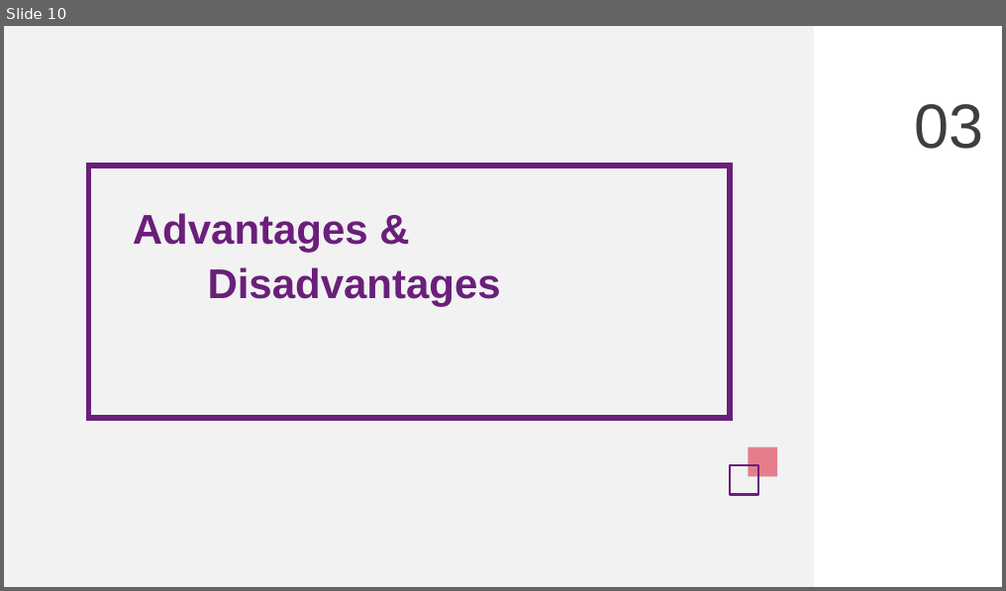
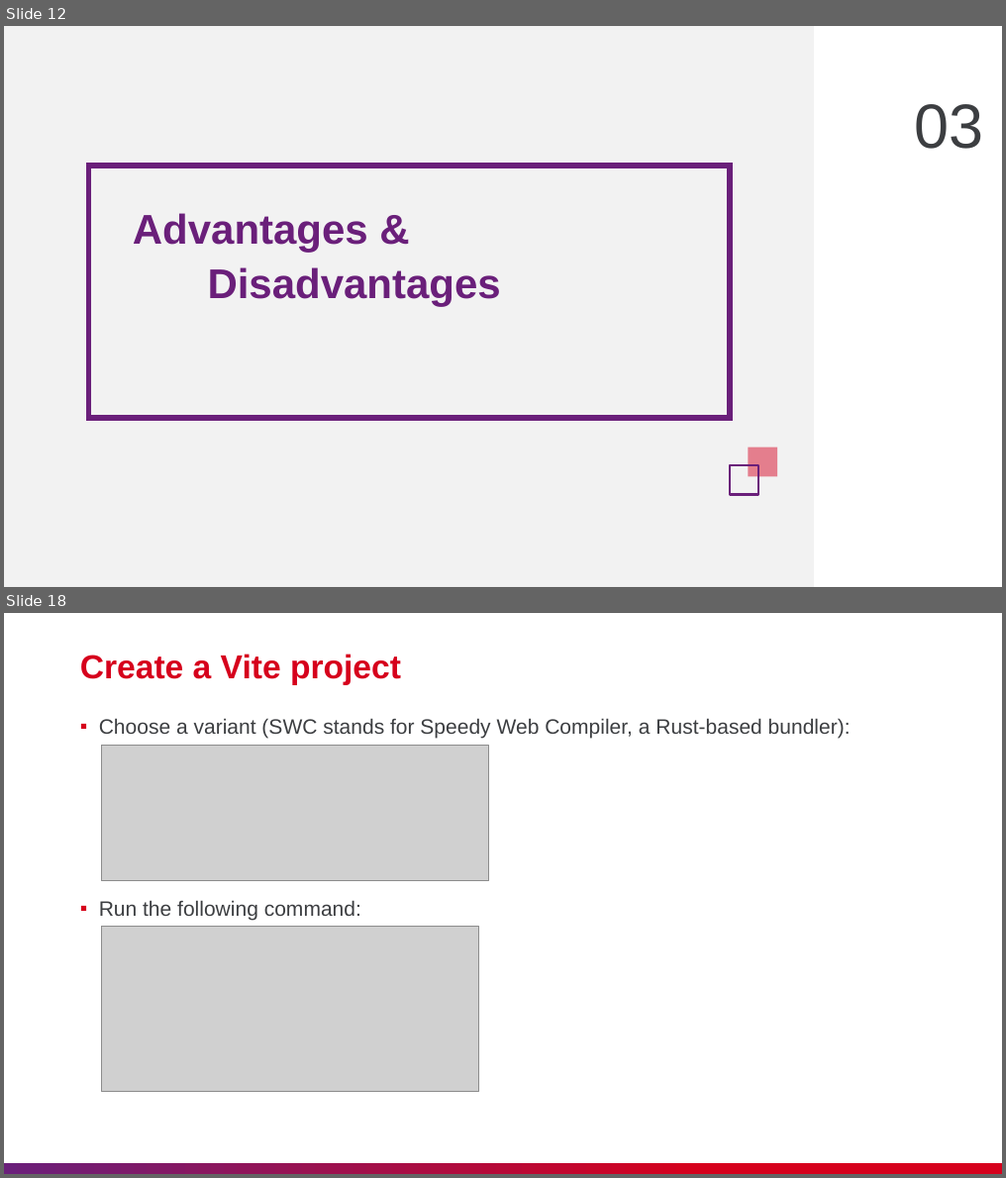
Before and after one commit to nashtech-garage/nodejs-vite-js_load_test, a slide deck: vite/slide/NT_Vitejs.pptx. Shown one above the other, each under a label of ours: slide 10 before the commit, slides 12 and 18 after it; the slides between them are not shown. The pictures are 1006x591 and 1006x1178 pixels, drawn with LibreOffice and Linux fonts; fonts in the diff are those of the drawing; grey boxes stand for pictures. Boxes give left, top, right and bottom in pixels: in the first picture for what was removed or moved away, otherwise in the second. Text is boxed around its words. In the diff, an @@ line names an element or a change of style, - is before the commit and + after.

```diff
--- a/vite/slide/NT_Vitejs.pptx
+++ b/vite/slide/NT_Vitejs.pptx
@@ slide 18 added at (x1=4, y1=613, x2=1002, y2=1174), background #FFFFFF @@
@@ title added at (x1=80, y1=654, x2=401, y2=685), 32 pt, text #D6001C, bold @@
+Create a Vite project
@@ text added at (x1=99, y1=718, x2=850, y2=920), 20 pt, text #3C3E41 @@
+▪ Choose a variant (SWC stands for Speedy Web Compiler, a Rust-based bundler):
+▪ Run the following command:
@@ picture added at (x1=101, y1=745, x2=488, y2=881) @@
@@ picture added at (x1=101, y1=927, x2=478, y2=1091) @@
@@ rectangle added at (x1=4, y1=1163, x2=1002, y2=1174), fill gradient #6A1F7A to #D6001C @@
@@ what was slide 10 is now slide 12 @@
```
Also in this commit, not shown: 1 slide changed, 10 other slides added, 4 other files.
